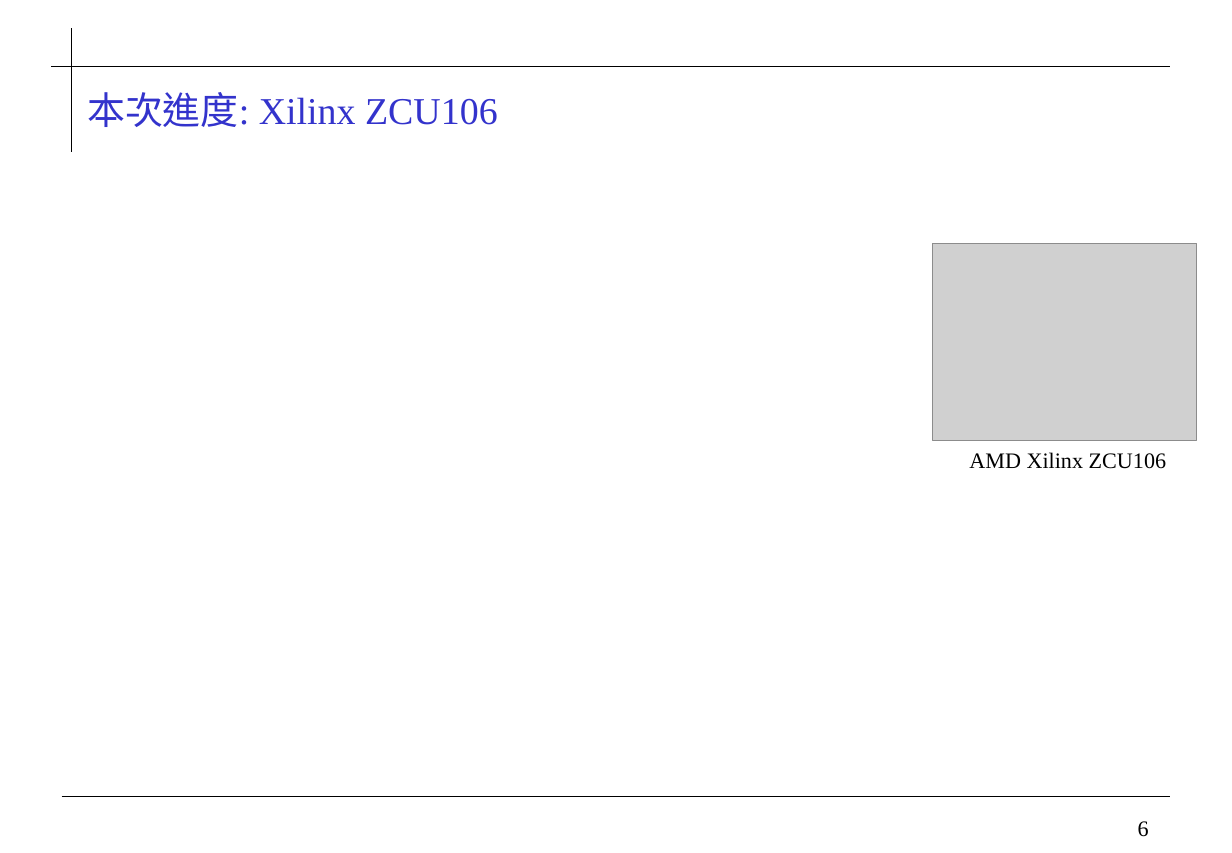
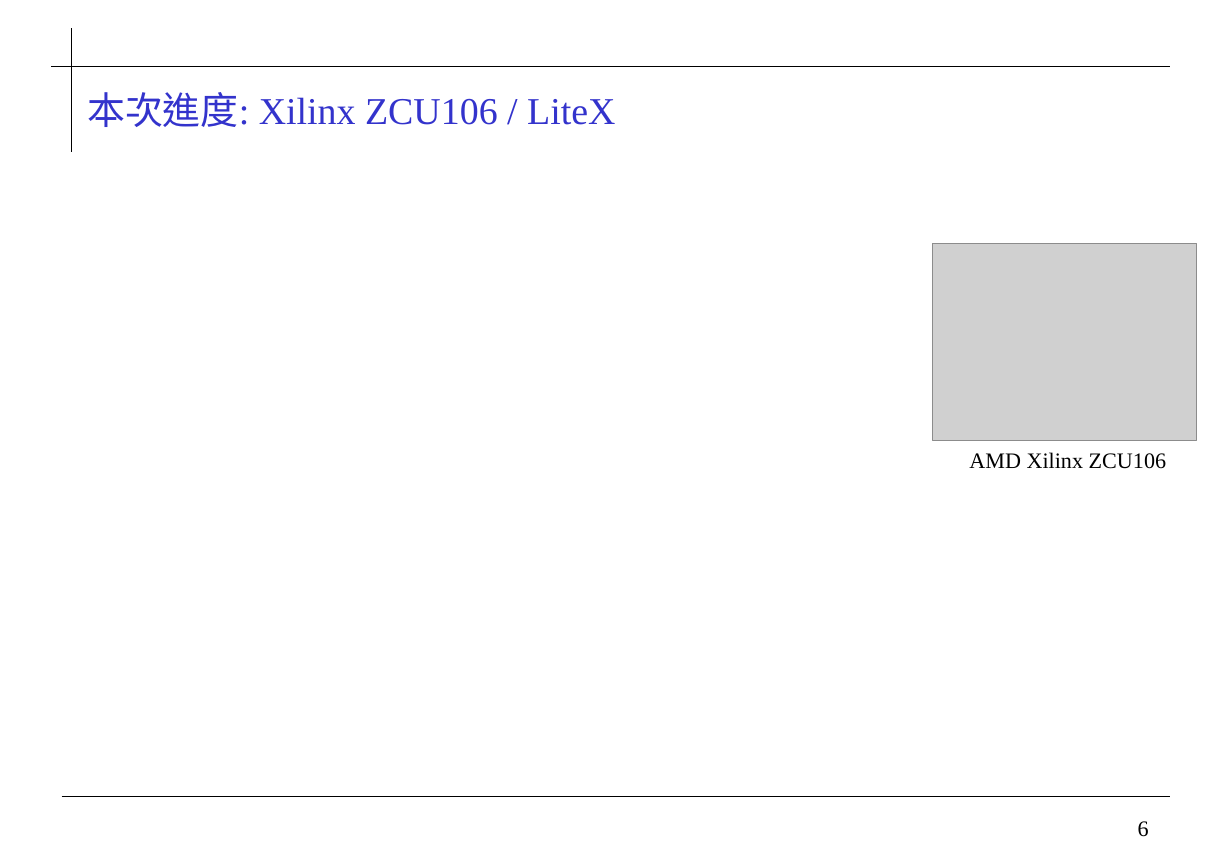
Before and after one commit to 0ilasis0/home, a slide deck: slide 6 of Onyx_進度報告_1020.pptx. Drawn at 1232x853 pixels with LibreOffice and Linux fonts; fonts in the diff are those of the drawing; grey boxes stand for pictures; background and template pictures are left out. Boxes give left, top, right and bottom in pixels: in the first picture for what was removed or moved away, otherwise in the second. Text is boxed around its words. In the diff, an @@ line names an element or a change of style, - is before the commit and + after.

```diff
--- a/Onyx_進度報告_1020.pptx
+++ b/Onyx_進度報告_1020.pptx
@@ title at box(87, 92, 615, 127): text changed @@
-本次進度: Xilinx ZCU106
+本次進度: Xilinx ZCU106 / LiteX
```
Also in this commit, not shown: 1 slide added.
